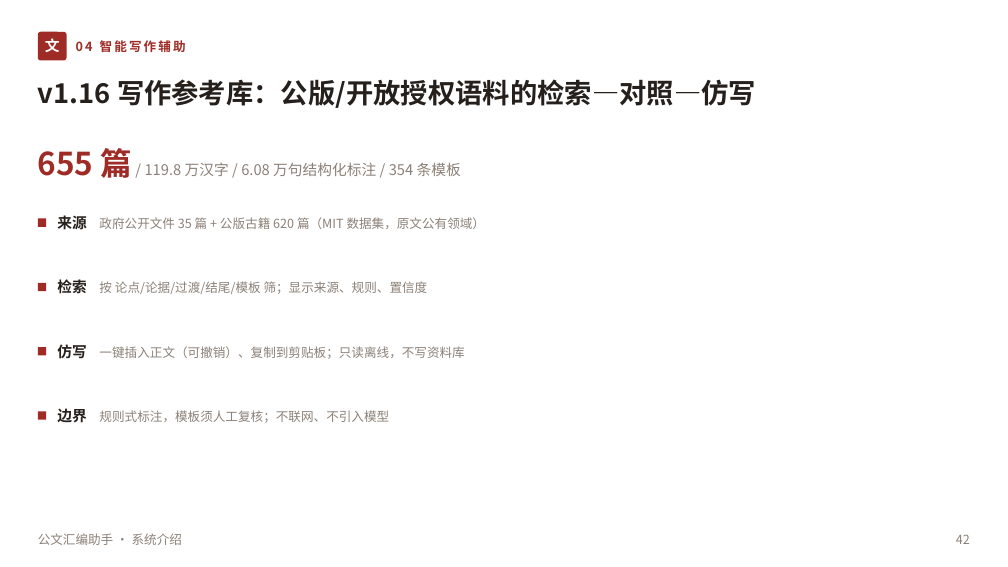
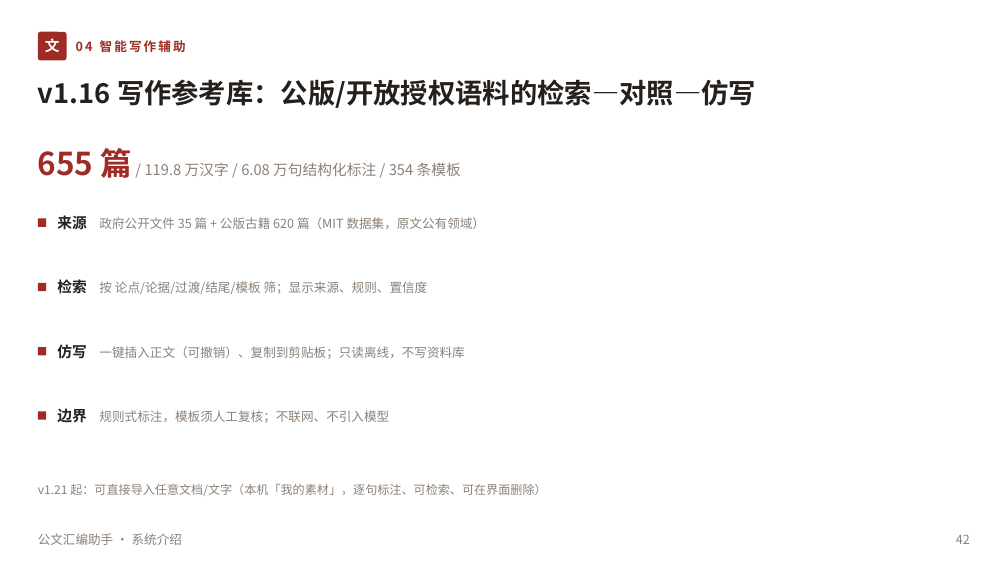
Before and after one commit to lzh745200/gwtool, a slide deck: slide 46 of doc/公文汇编助手-系统介绍.pptx. Drawn at 1008x567 pixels with LibreOffice and Linux fonts; fonts in the diff are those of the drawing. Boxes give left, top, right and bottom in pixels: in the first picture for what was removed or moved away, otherwise in the second. Text is boxed around its words. In the diff, an @@ line names an element or a change of style, - is before the commit and + after.

Commit message:
v1.21.1: 素材导入健壮性+删除闭环、死代码与文档体系清理、PPT 重生成

```diff
--- a/doc/公文汇编助手-系统介绍.pptx
+++ b/doc/公文汇编助手-系统介绍.pptx
@@ text added at (x1=38, y1=484, x2=546, y2=496), 11.5 pt, text #8C8178 @@
+v1.21 起：可直接导入任意文档/文字（本机「我的素材」，逐句标注、可检索、可在界面删除）
```
Also in this commit, not shown: 7 other slides changed, 38 other files.
